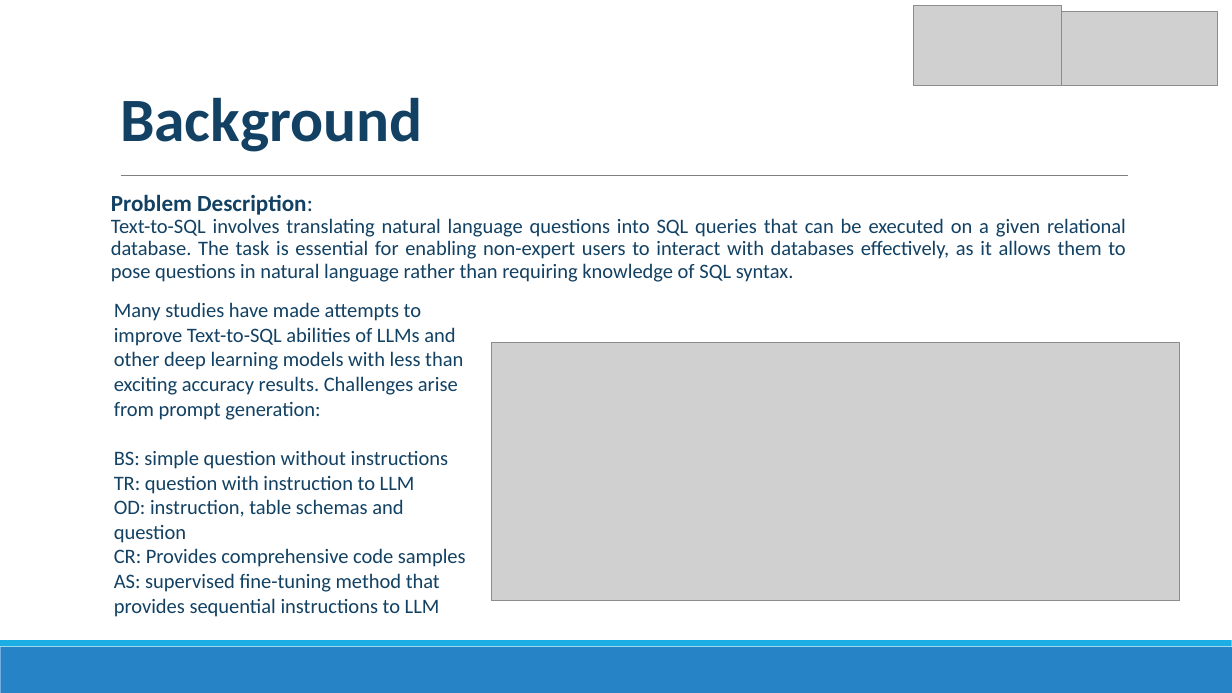
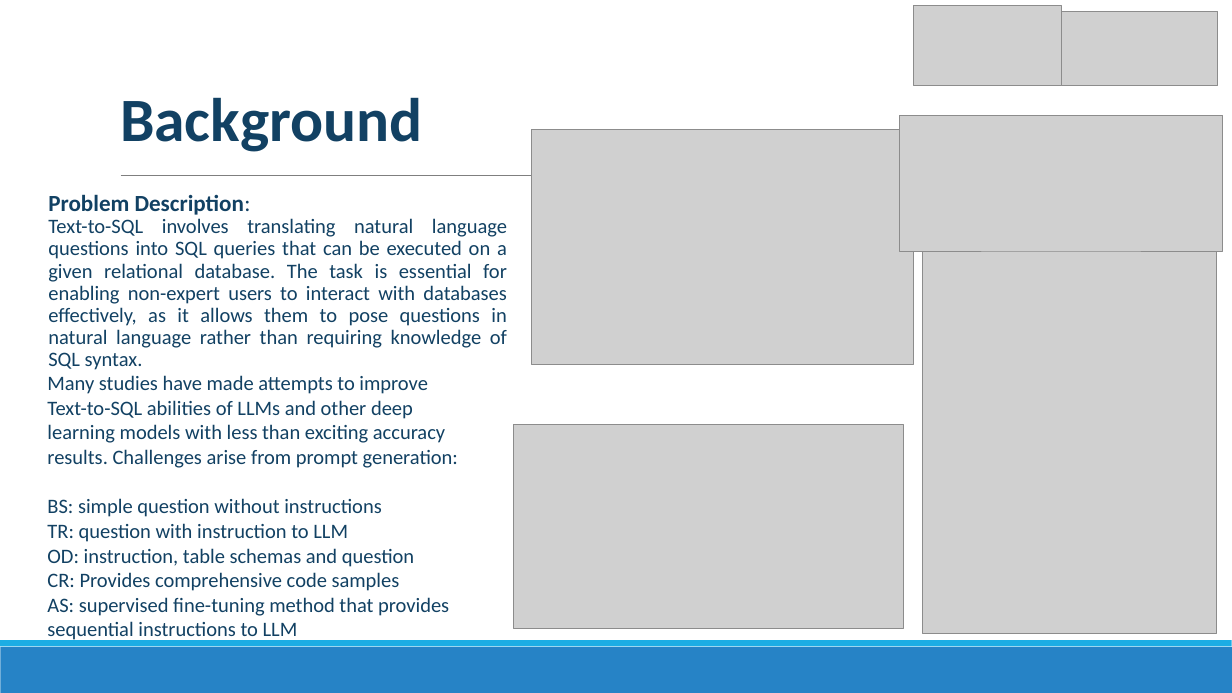
Before and after one commit to obinnaonyema/DAIL-SQL, a slide deck: slide 2 of NLP_Project.pptx. Drawn at 1232x693 pixels with LibreOffice and Linux fonts; fonts in the diff are those of the drawing; grey boxes stand for pictures. Boxes give left, top, right and bottom in pixels: in the first picture for what was removed or moved away, otherwise in the second. Text is boxed around its words. In the diff, an @@ line names an element or a change of style, - is before the commit and + after.

```diff
--- a/NLP_Project.pptx
+++ b/NLP_Project.pptx
@@ picture added at (899,115,1223,250) @@
@@ picture added at (532,129,913,365) @@
@@ text "Problem Description:" rewrapped from (111,194,1126,282) to (48,194,507,370) @@
@@ picture added at (923,249,1217,634) @@
@@ text "Many studies have made attempts ..." rewrapped from (114,302,466,617) to (47,375,458,642) @@
@@ picture: place and size @@
-picture at (492,343,1180,601)
+picture at (514,425,904,629)
```
Also in this commit, not shown: 1 other slide changed, 31 other files.
